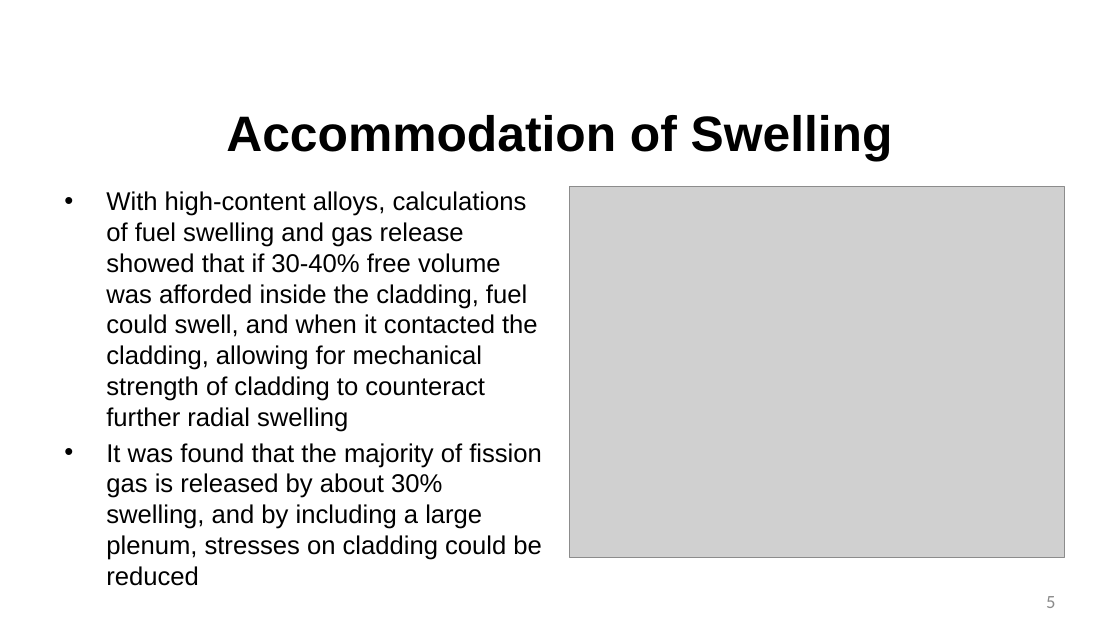
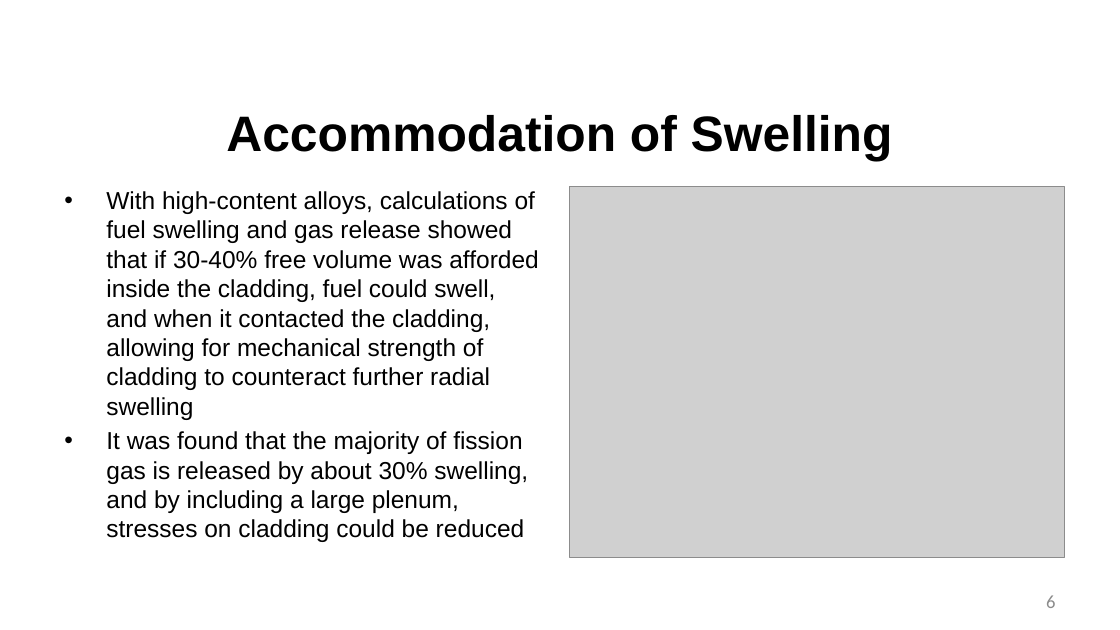
Before and after one commit to benbeeler/TEACHING, a slide deck: slide 6 of Advanced Reactor Materials/Fall2025/Lec9_SFRs.pptx (slide 5 before the commit). Drawn at 1120x630 pixels with LibreOffice and Linux fonts; fonts in the diff are those of the drawing; grey boxes stand for pictures; background and template pictures are left out. Boxes give left, top, right and bottom in pixels: in the first picture for what was removed or moved away, otherwise in the second. Text is boxed around its words. In the diff, an @@ line names an element or a change of style, - is before the commit and + after.

```diff
--- a/Advanced Reactor Materials/Fall2025/Lec9_SFRs.pptx
+++ b/Advanced Reactor Materials/Fall2025/Lec9_SFRs.pptx
@@ text "With high-content alloys, calculations of ..." at [106, 191, 538, 542]: size 22 to 21 pt @@
@@ page number at [1046, 595, 1055, 608]: text changed @@
-5
+6
```
Also in this commit, not shown: 6 other slides changed, 2 slides added, 23 slides removed, 7 other files.
